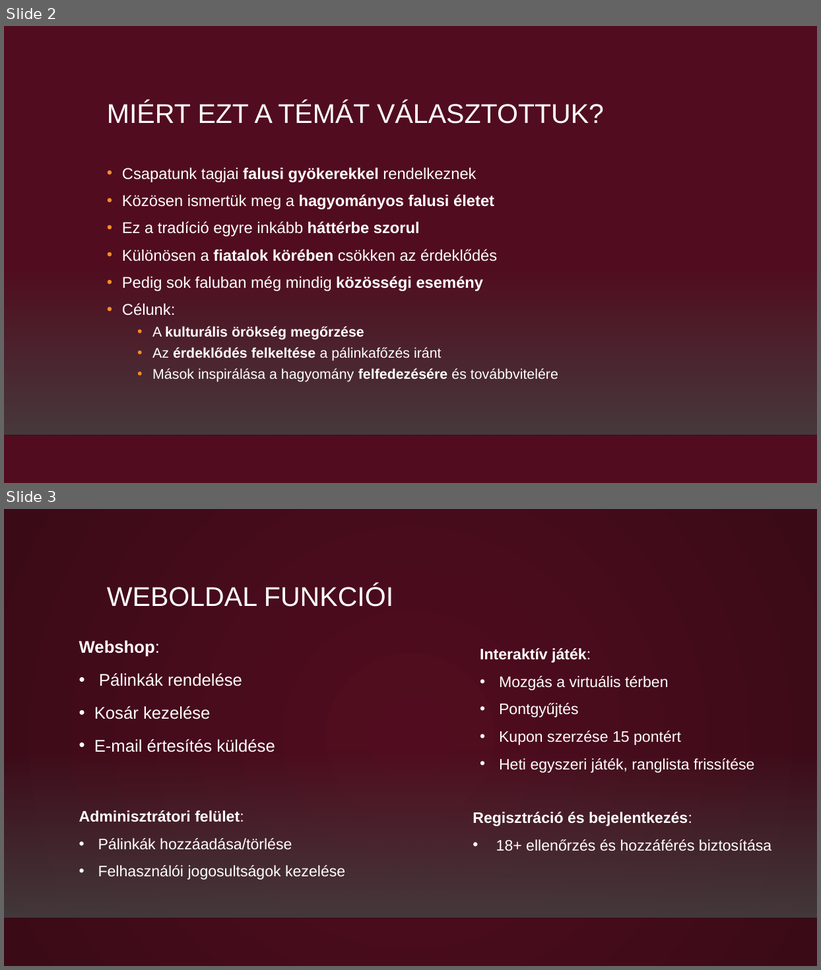
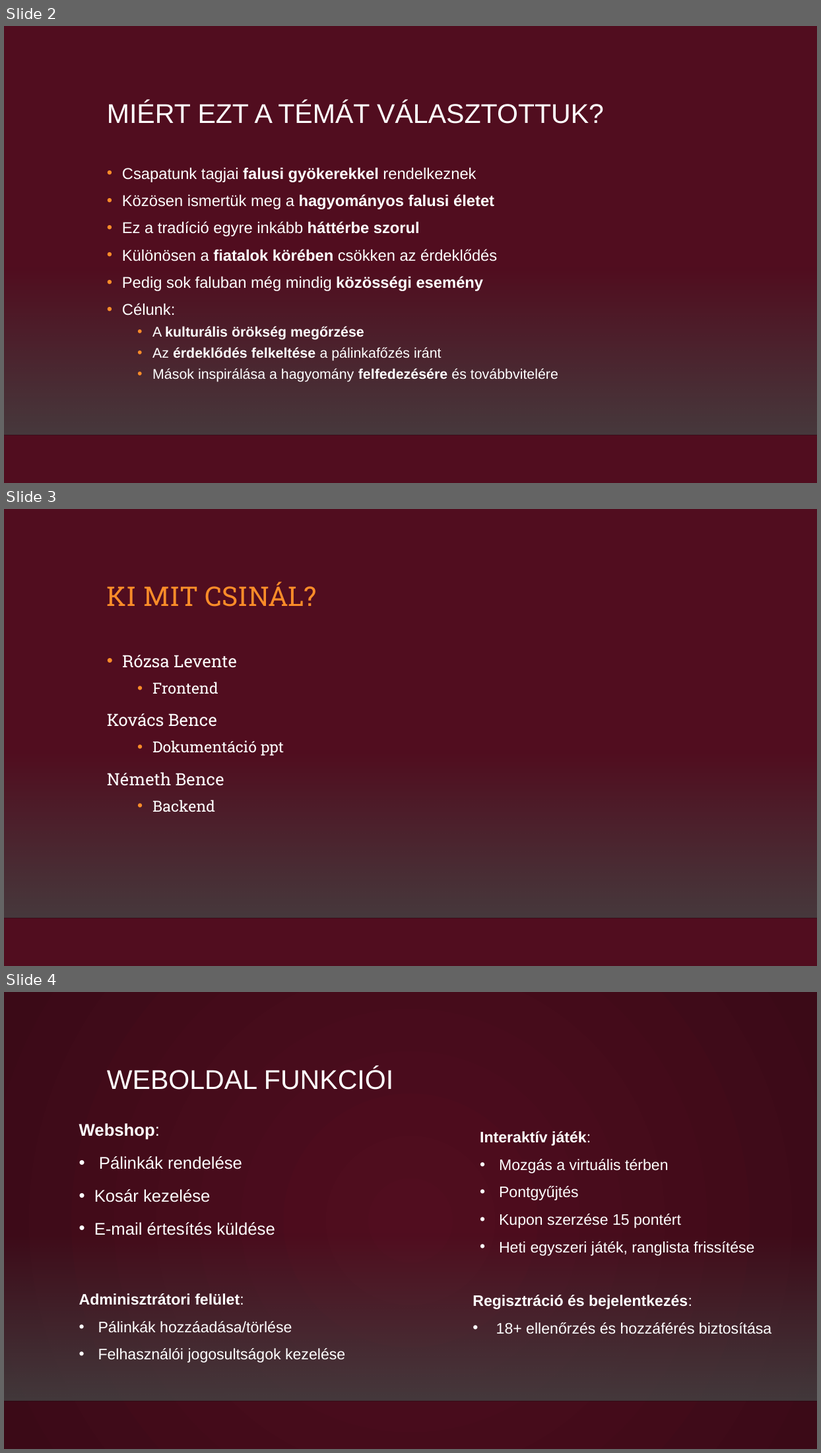
Before and after one commit to rozlev/Mestermunka, a slide deck: A pálinka mesterei/A pálinka mesterei.pptx. Shown one above the other, each under a label of ours: slides 2 and 3 before the commit, slides 2, 3 and 4 after it. The pictures are 821x970 and 821x1453 pixels, drawn with LibreOffice and Linux fonts; fonts in the diff are those of the drawing; background and template pictures are left out. Boxes give left, top, right and bottom in pixels: in the first picture for what was removed or moved away, otherwise in the second. Text is boxed around its words. In the diff, an @@ line names an element or a change of style, - is before the commit and + after.

```diff
--- a/A pálinka mesterei/A pálinka mesterei.pptx
+++ b/A pálinka mesterei/A pálinka mesterei.pptx
@@ slide 3 added at [4, 509, 817, 966], background gradient #510D1F to #000000; not listed: 2 template elements that a slide beside it also shows @@
@@ title added at [107, 582, 317, 607], 32 pt, text #FB8C29 @@
+KI MIT CSINÁL?
@@ text added at [107, 655, 284, 813], 20 pt, text #FFFFFF @@
+• Rózsa Levente
+  • Frontend
+Kovács Bence
+  • Dokumentáció ppt
+Németh Bence
+  • Backend
@@ what was slide 3 is now slide 4 @@
```
Also in this commit, not shown: 14 other slides added.
